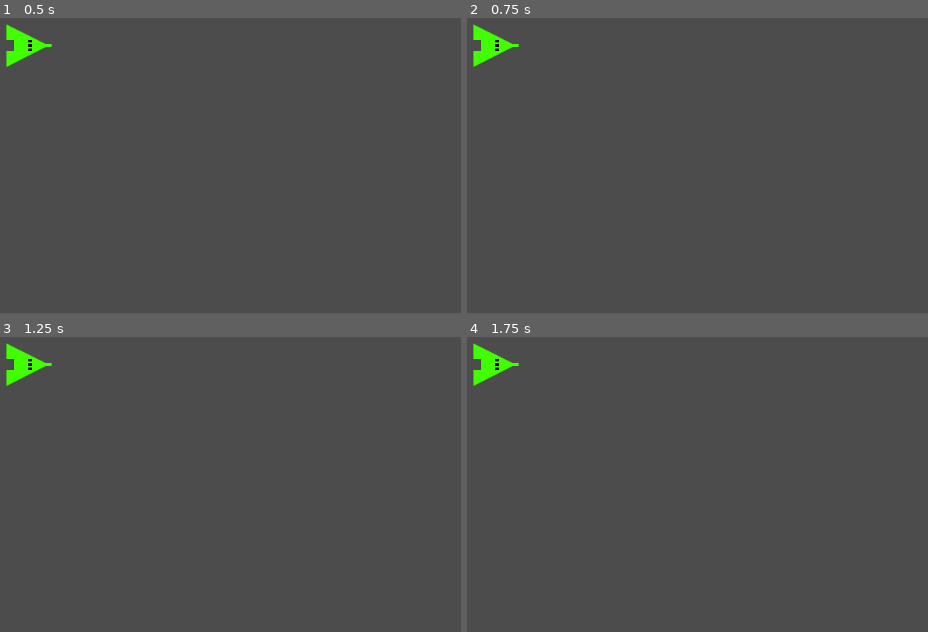
Above: before the commit, frames 1-4 (two rows, left to right).
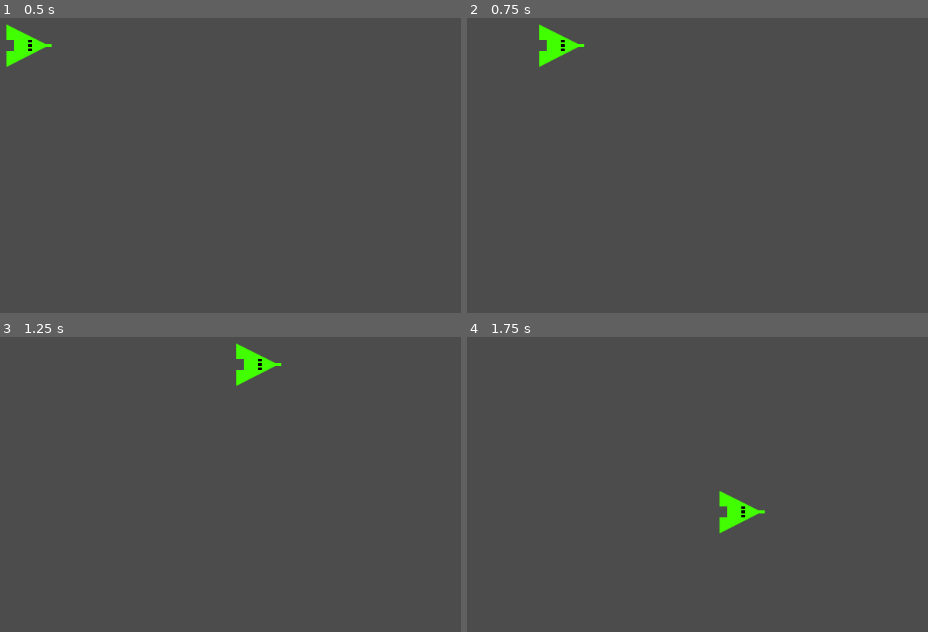
Above: after the commit, the same moments.

Repository: FreeDelete-Software/learn2shmup
Game: Godot game, scene res://levels/level0/level0.tscn
Two runs of this game, one before a commit and one after it. Both use one fixed random seed, a clock stepped at 60 frames per second and the inputs below.
Inputs:
- Up to frame 1 (0.5 s): no input
- Up to frame 2 (0.75 s): tap Enter at 0.5 s; hold Right (ui_right) from 0.53 s (still down)
- Up to frame 3 (1.25 s): keep holding Right (ui_right)
- Up to frame 4 (1.75 s): release Right (ui_right) at 1.28 s; hold Down (ui_down) from 1.28 s (still down)

Frame 1 is identical in both runs. In frame 2, 1.3% of the frame differs, in the area x 1-26%, y 2-17%; in frame 3, 1.3%; in frame 4, 1.3%, in the area x 1-65%, y 2-67%.

Commit message:
Add movement to Player node

Diff:
--- /dev/null
+++ b/player/player.gd
@@ -0,0 +1,29 @@
+extends KinematicBody2D
+
+
+# Declare member variables here. Examples:
+# var a = 2
+# var b = "text"
+
+var speed = 420
+
+# Called when the node enters the scene tree for the first time.
+func _ready():
+	pass # Replace with function body.
+
+
+# Called every frame. 'delta' is the elapsed time since the previous frame.
+#func _process(delta):
+#	pass
+
+func _physics_process(delta):
+	var velocity = Vector2.ZERO
+	if Input.is_action_pressed("ui_up"):
+		velocity.y -= 1
+	if Input.is_action_pressed("ui_down"):
+		velocity.y += 1
+	if Input.is_action_pressed("ui_left"):
+		velocity.x -= 1
+	if Input.is_action_pressed("ui_right"):
+		velocity.x += 1
+	move_and_slide(velocity * speed)
--- a/player/player.tscn
+++ b/player/player.tscn
@@ -1,11 +1,13 @@
-[gd_scene load_steps=3 format=2]
+[gd_scene load_steps=4 format=2]
 
 [ext_resource path="res://art/player.png" type="Texture" id=1]
+[ext_resource path="res://player/player.gd" type="Script" id=2]
 
 [sub_resource type="RectangleShape2D" id=1]
 extents = Vector2( 16.5, 12.5 )
 
-[node name="KinematicBody2D" type="KinematicBody2D"]
+[node name="Player" type="KinematicBody2D"]
+script = ExtResource( 2 )
 
 [node name="Sprite" type="Sprite" parent="."]
 texture = ExtResource( 1 )
